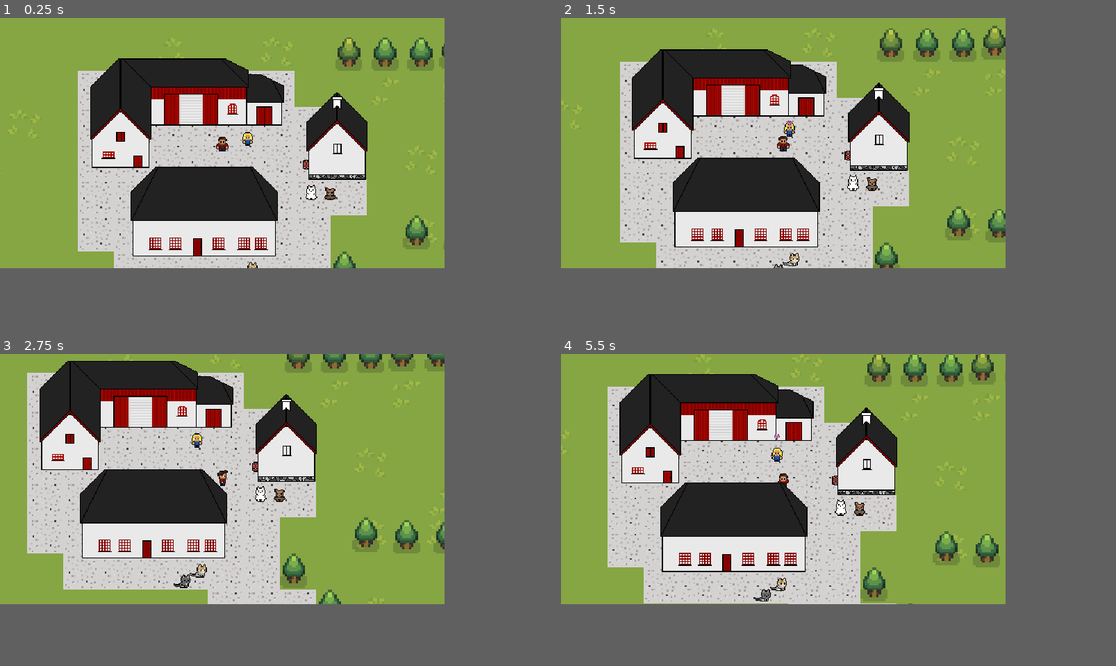
Above: before the commit, frames 1-4 (two rows, left to right).
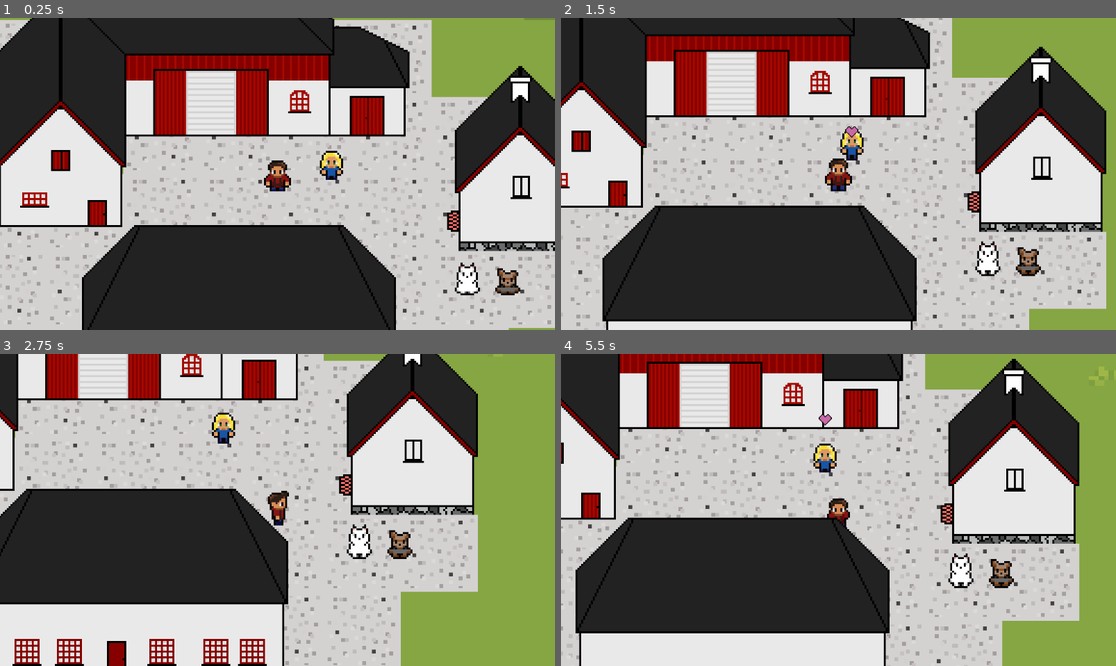
Above: after the commit, the same moments.

Repository: Thomasmc96/frydenlund
Game: Godot game, scene res://scenes/world.tscn
The game is run twice, just before and just after one commit, with the same random seed, the same clock (stepped at 60 frames per second) and the same inputs.
Inputs (mouse positions are in pixels of both pictures, inside the frame that each line leads up to):
- Up to frame 1 (0.25 s): no input
- Up to frame 2 (1.5 s): move the mouse to (882, 130) at 0.52 s; hold D (right) 0.53-1.28 s; tap Space (interact) at 0.6, 1.35 s; move the mouse to (694, 155) at 1.27 s; hold S (down) from 1.28 s (still down)
- Up to frame 3 (2.75 s): move the mouse to (266, 422) at 2.02 s; release S (down) at 2.03 s; hold D (right) from 2.03 s (still down); tap Space (interact) at 2.1 s
- Up to frame 4 (5.5 s): move the mouse to (760, 528) at 2.77 s; release D (right) at 2.78 s; hold W (up) 2.78-3.53 s; tap Space (interact) every 0.75 s from 2.85 to 5.1 s; move the mouse to (916, 516) at 3.52 s; hold A (left) 3.53-5.03 s; move the mouse to (649, 441) at 4.27 s; move the mouse to (805, 478) at 5.02 s; hold S (down) from 5.03 s (still down)
In our replay, the window is 640x360 before the commit and 799x449 after it. These sizes can differ from the game's own. Grey fills any space a smaller window leaves; there, only what the larger window draws over its background counts as a difference.

The runs differ from the first frame. In frame 1, 75% of the frame differs, in the area x 0-100%, y 0-100%; in frame 2, 76%; in frame 3, 70%; in frame 4, 78%.

Commit message:
smoother camera again

Diff:
--- a/project.godot
+++ b/project.godot
@@ -18,13 +18,6 @@
 [autoload]
 
 Global="*res://scripts/global.gd"
-
-[display]
-
-window/size/viewport_width=640
-window/size/viewport_height=360
-window/stretch/mode="canvas_items"
-window/stretch/aspect="expand"
 
 [input]
 
--- a/scenes/house.tscn
+++ b/scenes/house.tscn
@@ -1,6 +1,6 @@
 [gd_scene load_steps=3 format=3 uid="uid://vovgx1qg71jy"]
 
-[ext_resource type="Texture2D" uid="uid://dqocel8ud3wtr" path="res://art/buildings/house.png" id="1_pgh5f"]
+[ext_resource type="Texture2D" uid="uid://byiqvouidorrq" path="res://art/buildings/house_new.png" id="1_yy88r"]
 
 [sub_resource type="RectangleShape2D" id="RectangleShape2D_33o82"]
 size = Vector2(62, 45)
@@ -9,7 +9,7 @@
 y_sort_enabled = true
 
 [node name="Sprite2D" type="Sprite2D" parent="."]
-texture = ExtResource("1_pgh5f")
+texture = ExtResource("1_yy88r")
 
 [node name="CollisionShape2D" type="CollisionShape2D" parent="."]
 position = Vector2(2, 25.5)
--- a/scenes/player.tscn
+++ b/scenes/player.tscn
@@ -307,7 +307,7 @@
 shape = SubResource("CircleShape2D_qnwqg")
 
 [node name="Camera2D" type="Camera2D" parent="."]
-zoom = Vector2(1.3, 1.3)
+zoom = Vector2(4, 4)
 
 [node name="Joystick" parent="Camera2D" instance=ExtResource("3_dc2ft")]
 z_index = 4096
Binary file added: art/buildings/house_new.png
Not shown, added: art/buildings/house_new.png.import
Not shown, changed: build/index.html
Not shown, changed: build/index.pck
Not shown, changed: build/index.service.worker.js
